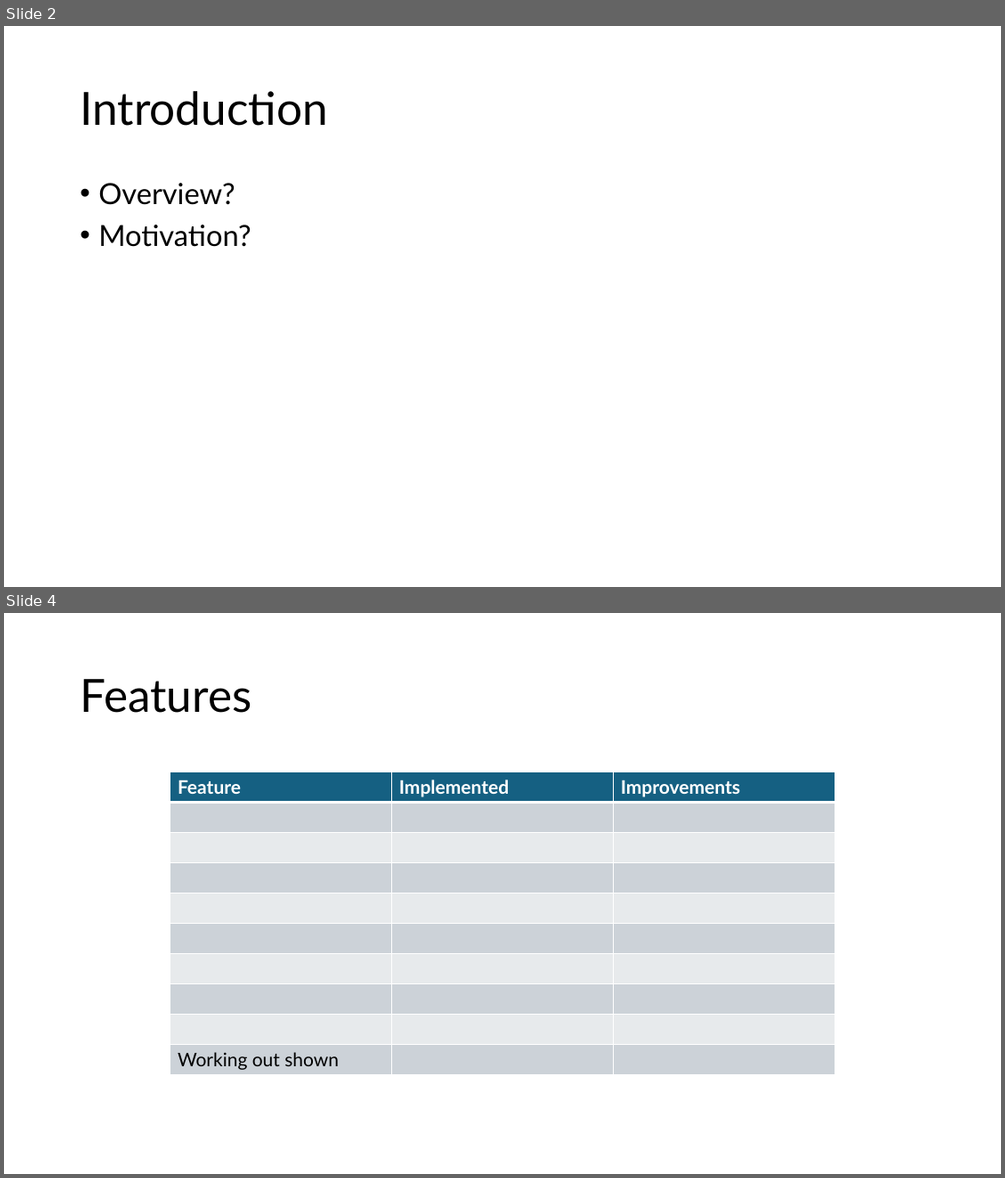
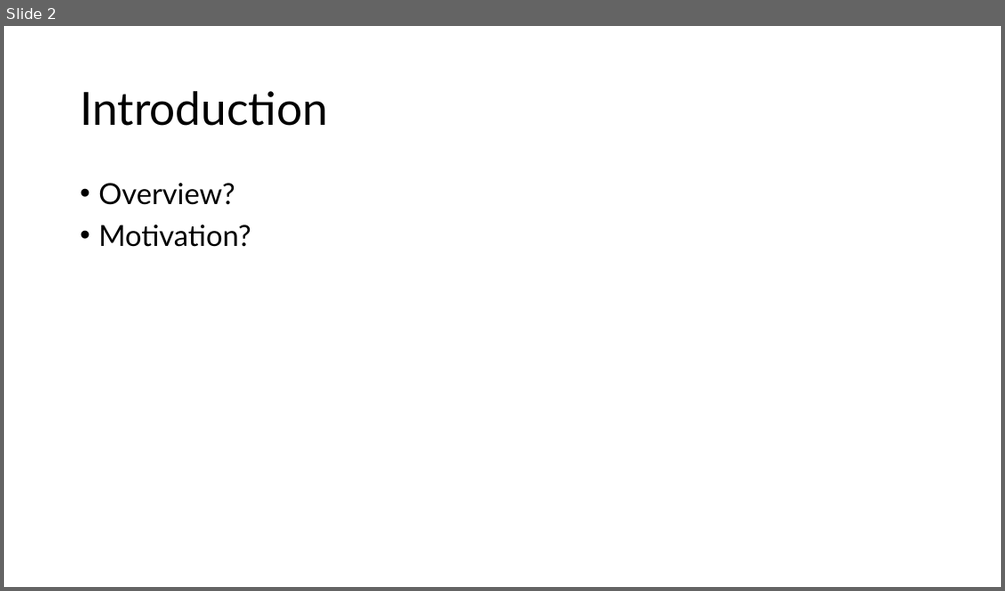
Before and after one commit to rishirattanpal/Equation-Solver, a slide deck: docs/equationSolverPresentation.pptx. Shown one above the other, each under a label of ours: slides 2 and 4 before the commit, slide 2 after it; the slides between them are not shown. The pictures are 1005x1178 and 1005x591 pixels, drawn with LibreOffice and Linux fonts; fonts in the diff are those of the drawing. Boxes give left, top, right and bottom in pixels: in the first picture for what was removed or moved away, otherwise in the second. Text is boxed around its words. In the diff, an @@ line names an element or a change of style, - is before the commit and + after.

```diff
--- a/docs/equationSolverPresentation.pptx
+++ b/docs/equationSolverPresentation.pptx
@@ slide 4 removed at (x1=4, y1=613, x2=1001, y2=1174), background #FFFFFF @@
@@ title removed at (x1=80, y1=679, x2=251, y2=713) @@
-Features
@@ table removed at (x1=170, y1=771, x2=834, y2=1075), 10 rows, 3 columns @@
-Feature | Implemented | Improvements
- |  | 
- |  | 
- |  | 
- |  | 
- |  | 
- |  | 
- |  | 
- |  | 
-Working out shown |  | 
```
Also in this commit, not shown: 2 slides changed, 3 slides added, 10 other files.
